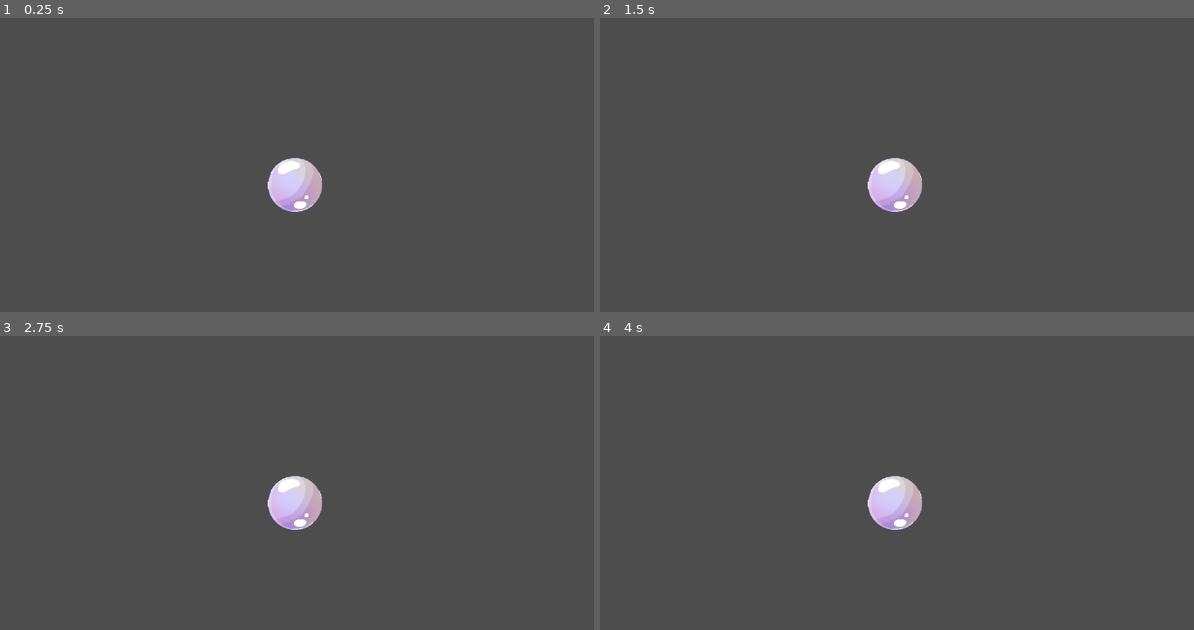
Above: before the commit, frames 1-4 (two rows, left to right).
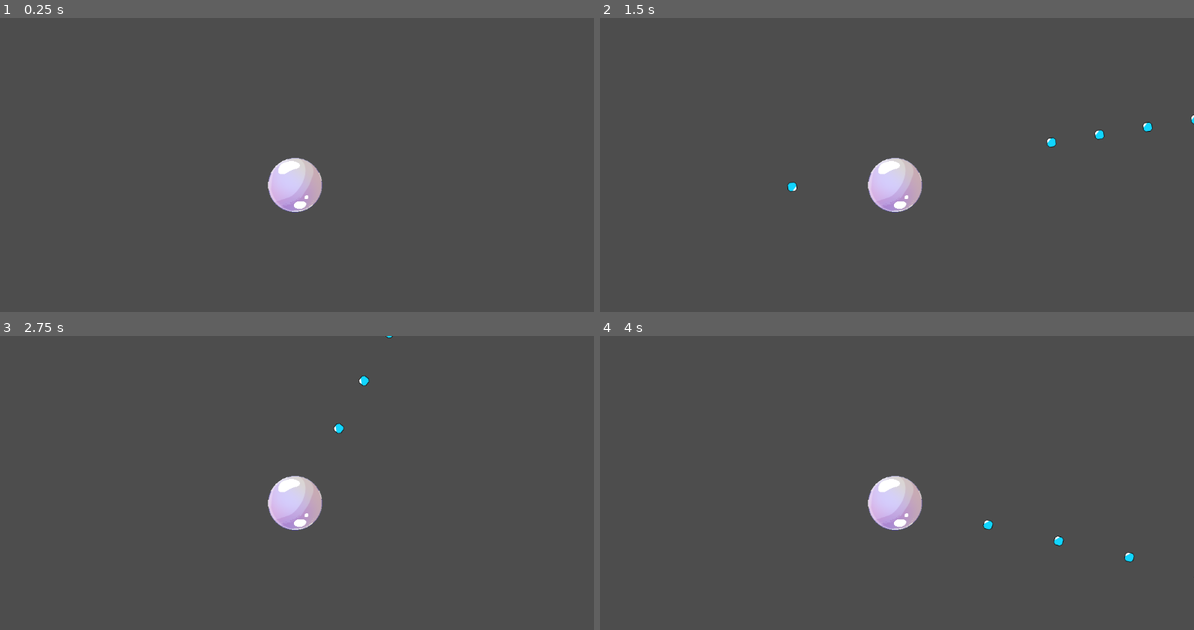
Above: after the commit, the same moments.

Repository: Achilleasein/ggj-2025
Game: Godot game, scene res://Bubble_Main/BubbleTime.tscn
Same seed, same stepped clock (60 frames per second), same inputs: the game is played once before the commit and once after it. The project has no main scene, so this scene is started directly.
Inputs (mouse positions are in pixels of both pictures, inside the frame that each line leads up to):
- Up to frame 1 (0.25 s): no input
- Up to frame 2 (1.5 s): tap Enter at 0.5 s; move the mouse to (1027, 167) at 0.52 s; press the mouse at (1027, 167) at 0.53 s; hold D (ui_right) 0.53-1.28 s; move the mouse to (772, 203) at 1.27 s; release the mouse at (772, 203) at 1.28 s; hold S (ui_down) from 1.28 s (still down); click (772, 203) at 1.35 s
- Up to frame 3 (2.75 s): move the mouse to (356, 430) at 2.02 s; release S (ui_down) at 2.03 s; press the mouse at (356, 430) at 2.03 s; hold D (ui_right) from 2.03 s (still down)
- Up to frame 4 (4 s): move the mouse to (867, 571) at 2.77 s; release D (ui_right) at 2.78 s; release the mouse at (867, 571) at 2.78 s; hold W (ui_up) 2.78-3.53 s; click (867, 571) at 2.85 s; tap Space at 3.5 s; move the mouse to (1075, 553) at 3.52 s; press the mouse at (1075, 553) at 3.53 s; hold A (ui_left) from 3.53 s (still down)

The runs differ from the first frame. In frame 1, less than 0.1% of the frame differs, in the area x 45-55%, y 49-65%; in frame 2, 0.2%, in the area x 31-100%, y 32-65%; in frame 3, 0.1%; in frame 4, 0.2%.

Commit message:
Player movement
Player now moves and shoots perfectly anywhere on the screen.

Diff:
--- a/Bubble_Main/BubbleTime.tscn
+++ b/Bubble_Main/BubbleTime.tscn
@@ -1,31 +1,33 @@
 [gd_scene load_steps=5 format=3 uid="uid://cu2fcw3sltv7y"]
 
-[ext_resource type="Script" path="res://Scripts/playermove.gd" id="1_4gtyk"]
-[ext_resource type="Texture2D" uid="uid://dn6df66k7axp3" path="res://Images/buuble.png" id="2_ax3m1"]
+[ext_resource type="Script" path="res://Scripts/playermove.gd" id="1_0yx3g"]
+[ext_resource type="Texture2D" uid="uid://dn6df66k7axp3" path="res://Images/buuble.png" id="2_tpw56"]
 
-[sub_resource type="TileSet" id="TileSet_w78c1"]
-tile_size = Vector2i(64, 32)
-terrain_set_0/mode = 0
-terrain_set_0/terrain_0/name = "Terrain 0"
-terrain_set_0/terrain_0/color = Color(0.52211, 0.367571, 0.119977, 1)
+[sub_resource type="TileSet" id="TileSet_iwf5o"]
 
 [sub_resource type="CircleShape2D" id="CircleShape2D_obl68"]
 radius = 53.0377
 
 [node name="MainScene" type="Node2D"]
-position = Vector2(0, 4)
 
 [node name="TileMapLayer" type="TileMapLayer" parent="."]
-tile_set = SubResource("TileSet_w78c1")
+tile_set = SubResource("TileSet_iwf5o")
 
 [node name="Player" type="CharacterBody2D" parent="."]
-script = ExtResource("1_4gtyk")
+script = ExtResource("1_0yx3g")
 
 [node name="Sprite2D" type="Sprite2D" parent="Player"]
-texture = ExtResource("2_ax3m1")
+scale = Vector2(0.992, 1)
+texture = ExtResource("2_tpw56")
 
 [node name="CollisionShape2D" type="CollisionShape2D" parent="Player"]
-position = Vector2(1, -2)
 shape = SubResource("CircleShape2D_obl68")
 
 [node name="Camera2D" type="Camera2D" parent="Player"]
+
+[node name="Timer" type="Timer" parent="Player"]
+
+[node name="Marker2D" type="Marker2D" parent="Player"]
+position = Vector2(0, -59)
+
+[connection signal="timeout" from="Player/Timer" to="Player" method="_on_timer_timeout"]
--- a/Bubble_Main/bullet.tscn
+++ b/Bubble_Main/bullet.tscn
@@ -1,14 +1,22 @@
-[gd_scene load_steps=3 format=3 uid="uid://p1ibv7vaql0d"]
+[gd_scene load_steps=4 format=3 uid="uid://p1ibv7vaql0d"]
 
-[ext_resource type="Texture2D" uid="uid://usq1ovgl1k6l" path="res://Images/Bubble.png" id="1_h20yp"]
+[ext_resource type="Texture2D" uid="uid://usq1ovgl1k6l" path="res://Images/Bubble.png" id="1_leusr"]
+[ext_resource type="Script" path="res://Scripts/bullet.gd" id="2_mggxi"]
 
 [sub_resource type="CircleShape2D" id="CircleShape2D_47815"]
 
 [node name="Sprite2D" type="Sprite2D"]
-texture = ExtResource("1_h20yp")
+texture = ExtResource("1_leusr")
+script = ExtResource("2_mggxi")
 
 [node name="Area2D" type="Area2D" parent="."]
 
 [node name="CollisionShape2D" type="CollisionShape2D" parent="Area2D"]
 position = Vector2(0, -4)
 shape = SubResource("CircleShape2D_47815")
+
+[node name="VisibleOnScreenNotifier2D" type="VisibleOnScreenNotifier2D" parent="."]
+position = Vector2(0, -4)
+
+[connection signal="body_entered" from="Area2D" to="." method="_on_area_2d_body_entered"]
+[connection signal="screen_exited" from="VisibleOnScreenNotifier2D" to="." method="_on_visible_on_screen_notifier_2d_screen_exited"]
--- /dev/null
+++ b/Bubble_Main/enemy.tscn
@@ -0,0 +1,14 @@
+[gd_scene load_steps=2 format=3 uid="uid://bly6ccc7h6678"]
+
+[ext_resource type="Script" path="res://Scripts/enemy.gd" id="1_ltq2l"]
+
+[node name="CharacterBody2D" type="CharacterBody2D"]
+script = ExtResource("1_ltq2l")
+
+[node name="Sprite2D" type="Sprite2D" parent="."]
+
+[node name="CollisionShape2D" type="CollisionShape2D" parent="."]
+
+[node name="Timer" type="Timer" parent="."]
+
+[node name="Marker2D" type="Marker2D" parent="."]
--- /dev/null
+++ b/Scripts/bullet.gd
@@ -0,0 +1,21 @@
+extends Sprite2D
+
+@export var bullet_speed: float = 1000.0  # Speed of the bullet
+
+var direction: Vector2 = Vector2.ZERO
+
+func _ready():
+	direction = direction.normalized()
+
+func _process(delta: float):
+	position += direction * bullet_speed * delta
+
+
+func _on_visible_on_screen_notifier_2d_screen_exited():
+	queue_free()
+
+func _on_area_2d_body_entered(body):
+	if body.name !='player':
+		body.take_damage()
+		await get_tree().create_timer(0.2).timeout
+		queue_free()
--- /dev/null
+++ b/Scripts/enemy.gd
@@ -0,0 +1,10 @@
+extends CharacterBody2D
+
+@export var speed : float = 100.0
+@export var fire_rate_range : Vector2 = Vector2(1.0, 3.0)
+@export var random_movement_offset : float = 0.5
+@export var bullet_scene_path : String = "res://Bubble_Main/bullet.tscn"
+
+var player: Node2D
+var bullet_scene: PackedScene
+var can_shoot: bool = true
--- a/Scripts/playermove.gd
+++ b/Scripts/playermove.gd
@@ -1,11 +1,15 @@
 extends CharacterBody2D
 
 @export var speed: float = 200.0  # Movement speed
+@export var fire_rate: float = 0.1 #Time between shots taken
+@export var muzzle_distance: float = 65.0 #Distance of the muzzle (Marker2D from the player_
+#reference to the bullet scene
+var bullet = preload("res://Bubble_Main/bullet.tscn")
+var can_shoot = true
 
 func _physics_process(_delta: float):
 	# Movement input
 	var input_vector = Vector2.ZERO
-
 	if Input.is_action_pressed("ui_up"):
 		input_vector.y -= 1
 	if Input.is_action_pressed("ui_down"):
@@ -14,10 +18,30 @@
 		input_vector.x -= 1
 	if Input.is_action_pressed("ui_right"):
 		input_vector.x += 1
-
+	if Input.is_action_pressed("ui_shoot"):
+		if can_shoot:
+			shoot()
 	# Normalize input to avoid faster diagonal movement
 	input_vector = input_vector.normalized()
 
 	# Apply movement
 	velocity = input_vector * speed
 	move_and_slide()
+	update_muzzle_rotation()
+
+func update_muzzle_rotation():
+	var mouse_position = get_global_mouse_position()
+	var direction = (mouse_position - global_position).normalized()
+	$Marker2D.global_position = global_position + direction * muzzle_distance
+	$Marker2D.rotation = direction.angle()
+
+
+func shoot():
+		var b = bullet.instantiate()
+		get_parent().add_child(b)
+		b.global_position = $Marker2D.global_position
+		b.direction = ($Marker2D.global_position - global_position).normalized()  # Pass direction to bullet
+		b.rotation = $Marker2D.rotation
+		can_shoot= false
+		await get_tree().create_timer(fire_rate).timeout
+		can_shoot= true
--- a/project.godot
+++ b/project.godot
@@ -44,6 +44,11 @@
 , Object(InputEventJoypadMotion,"resource_local_to_scene":false,"resource_name":"","device":0,"axis":1,"axis_value":1.0,"script":null)
 ]
 }
+ui_shoot={
+"deadzone": 0.5,
+"events": [Object(InputEventMouseButton,"resource_local_to_scene":false,"resource_name":"","device":-1,"window_id":0,"alt_pressed":false,"shift_pressed":false,"ctrl_pressed":false,"meta_pressed":false,"button_mask":0,"position":Vector2(0, 0),"global_position":Vector2(0, 0),"factor":1.0,"button_index":1,"canceled":false,"pressed":false,"double_click":false,"script":null)
+]
+}
 
 [rendering]
 
